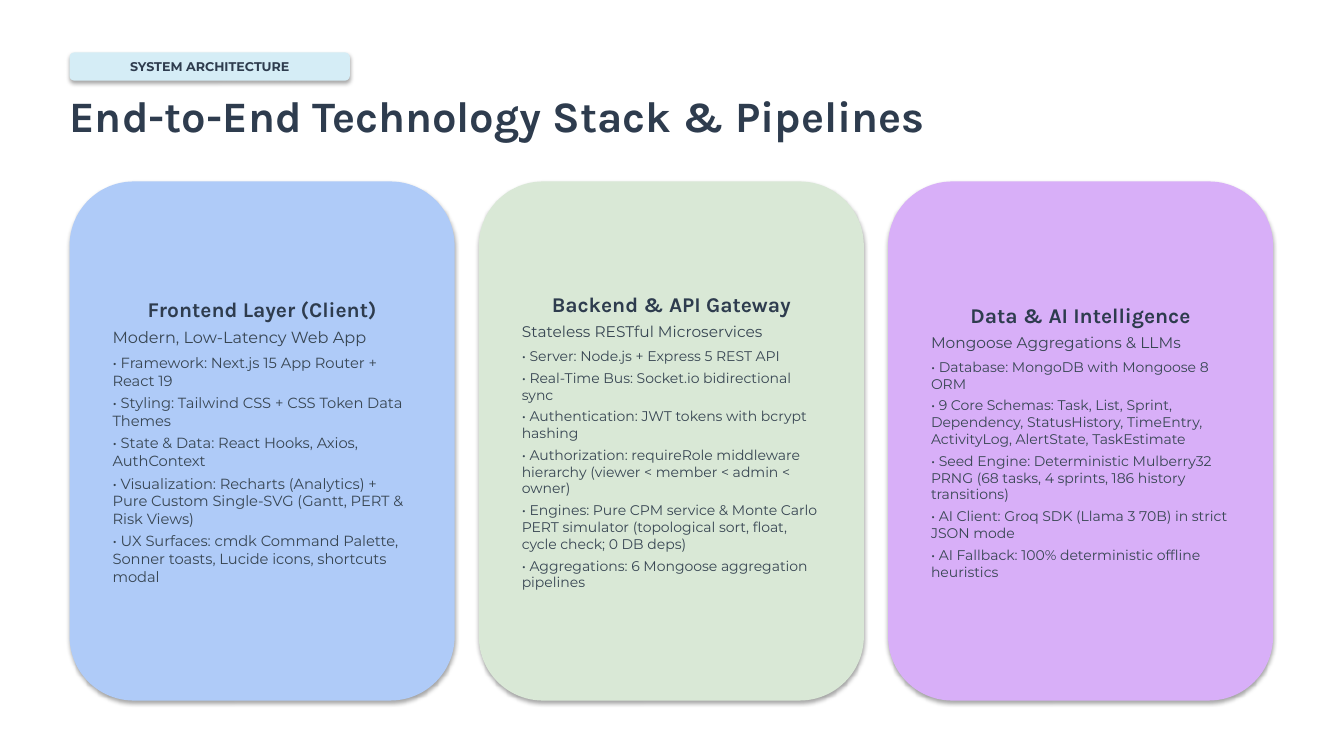
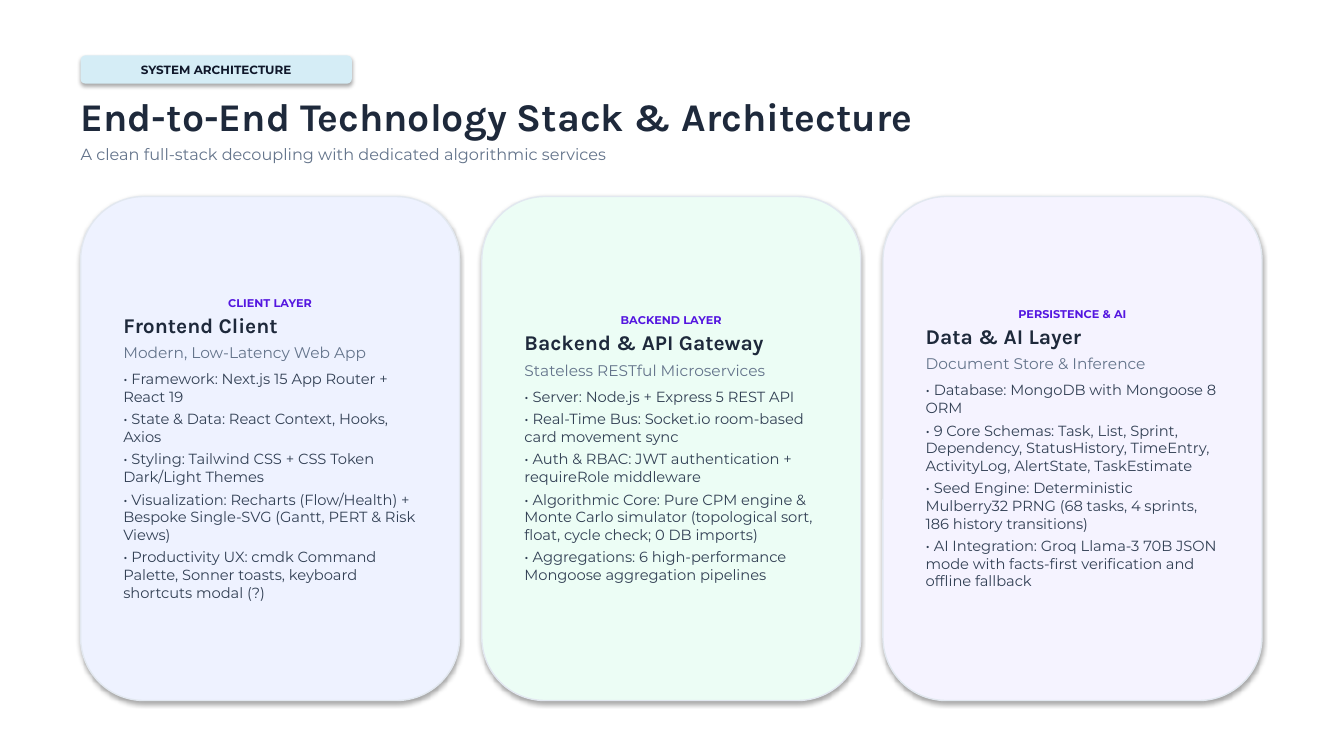
Before and after one commit to S-creator31/Pulseboard, a slide deck: slide 4 of PulseBoard_Final_Defense.pptx (slide 5 before the commit). Drawn at 1344x756 pixels with LibreOffice and Linux fonts; fonts in the diff are those of the drawing. Boxes give left, top, right and bottom in pixels: in the first picture for what was removed or moved away, otherwise in the second. Text is boxed around its words. In the diff, an @@ line names an element or a change of style, - is before the commit and + after.

Commit message:
docs: generate modern 20-slide SPM defense deck without top names

```diff
--- a/PulseBoard_Final_Defense.pptx
+++ b/PulseBoard_Final_Defense.pptx
@@ rounded rectangle "SYSTEM ARCHITECTURE" resized from (x1=70, y1=52, x2=350, y2=81) to (x1=81, y1=55, x2=352, y2=84) @@
@@ rounded rectangle "SYSTEM ARCHITECTURE" at (x1=81, y1=55, x2=352, y2=84): size 9 to 8.5 pt, text colour #2E3C4E to #0F172A @@
@@ text at (x1=81, y1=103, x2=913, y2=163): text changed; size 31 to 11.5 pt; font Karla to Montserrat; text colour #2E3C4E to #64748B; bold off @@
-End-to-End Technology Stack & Pipelines
+End-to-End Technology Stack & Architecture
+A clean full-stack decoupling with dedicated algorithmic services
@@ rounded rectangle "CLIENT LAYER" resized from (x1=70, y1=181, x2=455, y2=701) to (x1=81, y1=197, x2=460, y2=701) @@
@@ rounded rectangle "CLIENT LAYER" at (x1=81, y1=197, x2=460, y2=701): fill #AFCBF8 to #EEF2FF; outline none to #E2E8F0 1 pt @@
@@ rounded rectangle "BACKEND LAYER" resized from (x1=479, y1=181, x2=864, y2=701) to (x1=482, y1=197, x2=861, y2=701) @@
@@ rounded rectangle "BACKEND LAYER" at (x1=482, y1=197, x2=861, y2=701): fill #D9E8D6 to #ECFDF5; outline none to #E2E8F0 1 pt @@
@@ rounded rectangle "PERSISTENCE & AI" resized from (x1=888, y1=181, x2=1273, y2=701) to (x1=883, y1=197, x2=1262, y2=701) @@
@@ rounded rectangle "PERSISTENCE & AI" at (x1=883, y1=197, x2=1262, y2=701): fill #D8AFF8 to #F5F3FF; outline none to #E2E8F0 1 pt @@
@@ text in rounded rectangle at (x1=123, y1=299, x2=312, y2=334): text changed; text colour #2E3C4E to #1E293B @@
-Frontend Layer (Client)
+CLIENT LAYER
+Frontend Client
@@ text in rounded rectangle at (x1=621, y1=316, x2=721, y2=324): paragraph added @@
+BACKEND LAYER
@@ text in rounded rectangle at (x1=926, y1=310, x2=1145, y2=369): text changed; text colour #384653 to #64748B; bold on @@
-Data & AI Intelligence
-Mongoose Aggregations & LLMs
+PERSISTENCE & AI
+Data & AI Layer
+Document Store & Inference
@@ text in rounded rectangle at (x1=123, y1=346, x2=376, y2=402): size 11.5 to 11 pt, text colour #384653 to #64748B in "Modern, Low-Latency Web App"; text colour #384653 to #334155 in "• Framework: Next.js 15 App Router + ..."; more space between paragraphs @@
@@ text in rounded rectangle at (x1=524, y1=335, x2=794, y2=405): text colour #2E3C4E to #1E293B in "Backend & API Gateway"; text colour #384653 to #64748B in "Stateless RESTful Microservices"; size 10 to 10.5 pt, text colour #384653 to #334155 in "• Server: Node.js + Express 5 REST ..."; alignment centre to left; more space between paragraphs @@
@@ text in rounded rectangle at (x1=926, y1=384, x2=1216, y2=532): size 10 to 10.5 pt, text colour #384653 to #334155 in "• Database: MongoDB with Mongoose 8 ORM", "• 9 Core Schemas: Task, List, Sprint, ...", "• Seed Engine: Deterministic Mulberry32 PRNG (68 ..." @@
@@ text in rounded rectangle at (x1=123, y1=413, x2=415, y2=598): text changed; text colour #384653 to #334155 @@
-• Styling: Tailwind CSS + CSS Token Data Themes
-• State & Data: React Hooks, Axios, AuthContext
-• Visualization: Recharts (Analytics) + Pure Custom Single-SVG (Gantt, PERT & Risk Views)
-• UX Surfaces: cmdk Command Palette, Sonner toasts, Lucide icons, shortcuts modal
+• State & Data: React Context, Hooks, Axios
+• Styling: Tailwind CSS + CSS Token Dark/Light Themes
+• Visualization: Recharts (Flow/Health) + Bespoke Single-SVG (Gantt, PERT & Risk Views)
+• Productivity UX: cmdk Command Palette, Sonner toasts, keyboard shortcuts modal (?)
@@ text in rounded rectangle at (x1=524, y1=413, x2=813, y2=583): text changed; size 10 to 10.5 pt; text colour #384653 to #334155 @@
-• Real-Time Bus: Socket.io bidirectional sync
-• Authentication: JWT tokens with bcrypt hashing
-• Authorization: requireRole middleware hierarchy (viewer < member < admin < owner)
-• Engines: Pure CPM service & Monte Carlo PERT simulator (topological sort, float, cycle check; 0 DB deps)
-• Aggregations: 6 Mongoose aggregation pipelines
+• Real-Time Bus: Socket.io room-based card movement sync
+• Auth & RBAC: JWT authentication + requireRole middleware
+• Algorithmic Core: Pure CPM engine & Monte Carlo simulator (topological sort, float, cycle check; 0 DB imports)
+• Aggregations: 6 high-performance Mongoose aggregation pipelines
@@ text in rounded rectangle at (x1=926, y1=540, x2=1216, y2=586): text changed; size 10 to 10.5 pt; text colour #384653 to #334155 @@
-• AI Client: Groq SDK (Llama 3 70B) in strict JSON mode
-• AI Fallback: 100% deterministic offline heuristics
+• AI Integration: Groq Llama-3 70B JSON mode with facts-first verification and offline fallback
```
Also in this commit, not shown: 14 other slides changed, 5 slides added, 10 slides removed, 1 other file.
